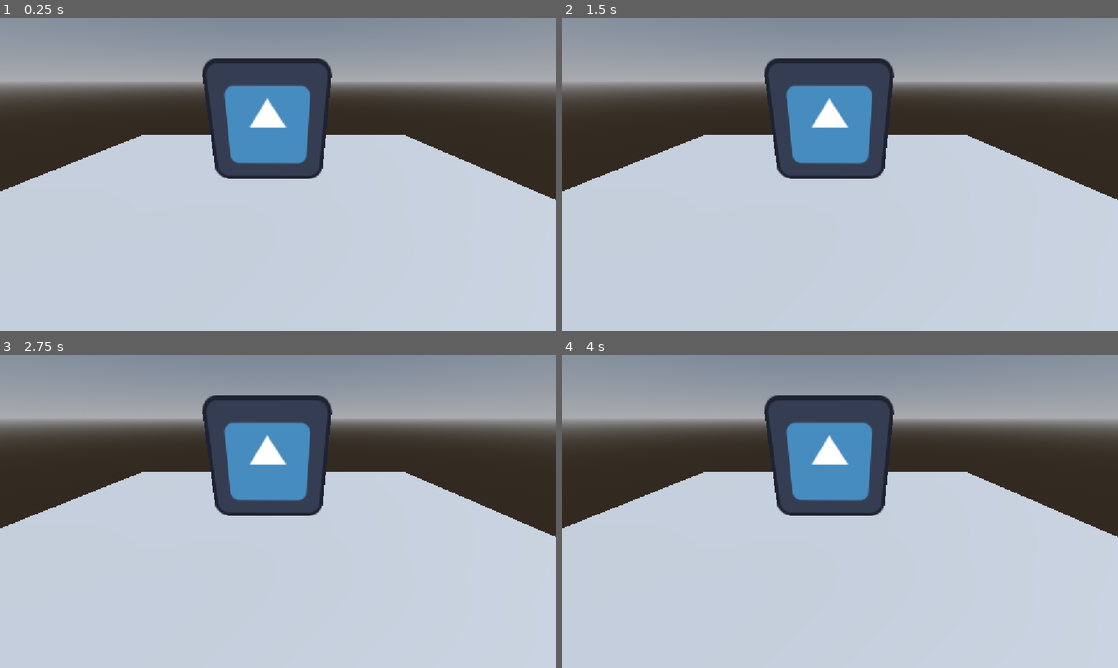
Above: before the commit, frames 1-4 (two rows, left to right).
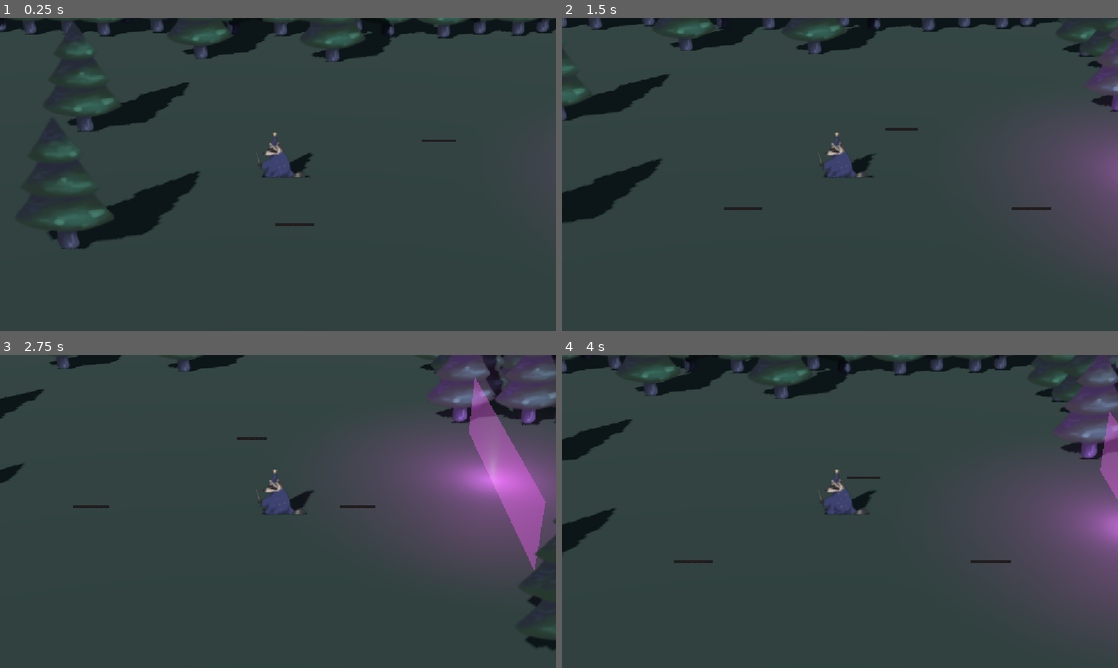
Above: after the commit, the same moments.

Repository: Golczewa/RacoonQuest
Game: Godot game, scene res://scenes/game.tscn
The game is run twice, just before and just after one commit, with the same random seed, the same clock (stepped at 60 frames per second) and the same inputs. This scene is started directly instead of the project's main scene. The engine's default icon, where the game draws it, is replaced by a stand-in: a white triangle on a blue panel in a dark square.
Inputs:
- Up to frame 1 (0.25 s): no input
- Up to frame 2 (1.5 s): tap Enter (ui_accept) at 0.5, 0.77 s; hold D (move_right) 0.53-1.28 s; tap Space (action_primary) at 0.6 s; hold S (move_down) from 1.28 s (still down); tap E (switch_character) at 1.35 s
- Up to frame 3 (2.75 s): tap Enter (ui_accept) at 1.52 s; release S (move_down) at 2.03 s; hold D (move_right) from 2.03 s (still down); tap Space (action_primary) at 2.1 s
- Up to frame 4 (4 s): release D (move_right) at 2.78 s; hold W (move_up) 2.78-3.53 s; tap E (switch_character) at 2.85 s; tap Enter (ui_accept) at 3.02, 3.77 s; hold A (move_left) from 3.53 s (still down); tap Space (action_primary) at 3.6 s

The runs differ from the first frame. In frame 1, 94% of the frame differs, in the area x 0-100%, y 0-100%; in frame 2, 95%; in frame 3, 95%; in frame 4, 95%.

Commit message:
straight up

Diff:
--- a/scenes/game.tscn
+++ b/scenes/game.tscn
@@ -1,7 +1,10 @@
 [gd_scene format=3 uid="uid://d0fdxknxb80m5"]
 
-[ext_resource type="PackedScene" uid="uid://bbxdsrseofcoe" path="res://scenes/map/3d_test.tscn" id="1_uwrxv"]
+[ext_resource type="PackedScene" uid="uid://cu8egwpc7kry4" path="res://scenes/map/forest/forest_room1.tscn" id="1_uwrxv"]
+[ext_resource type="PackedScene" uid="uid://b8xaa2jtccmya" path="res://scenes/player_test.tscn" id="2_yqjtg"]
 
 [node name="Node3D" type="Node3D" unique_id=1575047435]
 
-[node name="Node3D" parent="." unique_id=1447930689 instance=ExtResource("1_uwrxv")]
+[node name="Node3D" parent="." unique_id=1050879372 instance=ExtResource("1_uwrxv")]
+
+[node name="Node3D2" parent="." unique_id=64266760 instance=ExtResource("2_yqjtg")]
--- a/scenes/map/forest/forest_room1.tscn
+++ b/scenes/map/forest/forest_room1.tscn
@@ -35,7 +35,7 @@
 shadow_enabled = true
 
 [node name="Camera3D" type="Camera3D" parent="." unique_id=317554420]
-transform = Transform3D(-0.5372948, -0.40243253, 0.74118984, 0, 0.8788175, 0.4771581, -0.8433945, 0.25637457, -0.47218406, 27.081015, 16.3836, -17.448977)
+transform = Transform3D(1, 0, 0, 0, 0.8788171, 0.47715878, 0, -0.47715878, 0.8788171, 27.081015, 16.3836, -17.448977)
 fov = 32.9
 
 [node name="StaticBody3D" type="StaticBody3D" parent="." unique_id=1837683333]
@@ -49,49 +49,49 @@
 transform = Transform3D(1, 0, 0, 0, 1, 0, 0, 0, 1, -0.77142334, -0.52958965, 0.31455994)
 shape = SubResource("BoxShape3D_jiq1j")
 
-[node name="button" type="Node3D" parent="." unique_id=351525831]
+[node name="puzzle" type="Node3D" parent="." unique_id=351525831]
 
-[node name="Node3D" parent="button" unique_id=1868907521 instance=ExtResource("1_u6mw1")]
+[node name="Node3D" parent="puzzle" unique_id=1868907521 instance=ExtResource("1_u6mw1")]
 transform = Transform3D(1, 0, 0, 0, 1, 0, 0, 0, 1, -10.042786, 0.069397196, -3.270874)
 
-[node name="Node3D2" parent="button" unique_id=1680471440 instance=ExtResource("1_u6mw1")]
+[node name="Node3D2" parent="puzzle" unique_id=1680471440 instance=ExtResource("1_u6mw1")]
 transform = Transform3D(1, 0, 0, 0, 1, 0, 0, 0, 1, -6.090637, 0.069397196, 2.7877197)
 
-[node name="Node3D3" parent="button" unique_id=1209280144 instance=ExtResource("1_u6mw1")]
+[node name="Node3D3" parent="puzzle" unique_id=1209280144 instance=ExtResource("1_u6mw1")]
 transform = Transform3D(1, 0, 0, 0, 1, 0, 0, 0, 1, -0.46917725, 0.069397196, -3.270874)
+
+[node name="Node3D4" parent="puzzle" unique_id=2085222894 instance=ExtResource("3_1o7kp")]
+transform = Transform3D(-1.09278474e-07, 0, 2.5, 0, 2.5, 0, -2.5, 0, -1.09278474e-07, -15.335007, 0.0031738281, -1.9570618)
+
+[node name="OmniLight3D" type="OmniLight3D" parent="puzzle/Node3D4" unique_id=1154240968]
+transform = Transform3D(0.28284273, 0, -0.28284273, 0, 0.4, 0, 0.28284273, 0, 0.28284273, -0.36952686, 0.21635742, -0.034259796)
+light_color = Color(1, 0.3137255, 1, 1)
+light_energy = 8.008
+light_size = 1.945
+omni_range = 9.287825
 
 [node name="trees_borders" type="Node3D" parent="." unique_id=348258299]
 transform = Transform3D(1, 0, 0, 0, 1, 0, 0, 0, 1, -0.03161621, 0.07080078, 0.03100586)
 
 [node name="Node3D2" parent="trees_borders" unique_id=1898674146 instance=ExtResource("2_wa3j7")]
-transform = Transform3D(-44.313316, 0, -17.719715, 0, 0.8388599, 0, 43.450405, 0, -18.07162, 20.749634, 0, 22.985077)
+transform = Transform3D(-2.7127867e-06, 0, 25.309519, 0, 0.8388599, 0, -62.061325, 0, -1.1063142e-06, 32.896515, 0, -1.1471252)
 rand_seed = 30
 
 [node name="Node3D5" parent="trees_borders" unique_id=1024255552 instance=ExtResource("2_wa3j7")]
-transform = Transform3D(11.120915, 0, -7.1680884, 0, 1.387, 0, 11.120915, 0, 7.1680884, -22.9859, 0, -7.837616)
+transform = Transform3D(15.727349, 0, 0, 0, 1.387, 0, 0, 0, 10.137208, -21.256884, 0, -14.620087)
 rand_seed = 30
 
 [node name="Node3D6" parent="trees_borders" unique_id=1886063575 instance=ExtResource("2_wa3j7")]
-transform = Transform3D(35.243153, 0, -22.107586, 0, 1, 0, 35.243153, 0, 22.107586, -27.2901, 0, 17.416046)
+transform = Transform3D(49.841347, 0, 0, 0, 1, 0, 0, 0, 31.264849, -4.6583557, 0, 28.848541)
 rand_seed = 30
 
 [node name="Node3D7" parent="trees_borders" unique_id=841863043 instance=ExtResource("2_wa3j7")]
-transform = Transform3D(33.50295, 0, -23.147768, 0, 1, 0, 36.90138, 0, 21.015984, 17.162354, 0, -25.20047)
+transform = Transform3D(49.841343, 0, 0, 0, 1, 0, 0, 0, 31.264849, -4.085846, 0, -35.427277)
 rand_seed = 30
 
 [node name="Node3D8" parent="trees_borders" unique_id=1447366580 instance=ExtResource("2_wa3j7")]
-transform = Transform3D(10.571797, 0, -7.505356, 0, 1.387, 0, 11.644166, 0, 6.814149, -8.224426, 0, -22.271881)
+transform = Transform3D(15.727349, 0, 0, 0, 1.387, 0, 0, 0, 10.137208, -21.484169, 0, 8.332367)
 rand_seed = 30
-
-[node name="Node3D" parent="." unique_id=2085222894 instance=ExtResource("3_1o7kp")]
-transform = Transform3D(1.767767, 0, 1.767767, 0, 2.5, 0, -1.767767, 0, 1.767767, -10.564758, 0.0031738281, -9.435944)
-
-[node name="OmniLight3D" type="OmniLight3D" parent="." unique_id=1154240968]
-transform = Transform3D(1, 0, 0, 0, 1, 0, 0, 0, 1, -11.278559, 0.5440674, -8.843269)
-light_color = Color(1, 0.3137255, 1, 1)
-light_energy = 8.008
-light_size = 1.945
-omni_range = 9.287825
 
 [node name="loose_trees" type="Node3D" parent="." unique_id=1912497027]
 
--- a/scenes/map/forest/forest_room2.tscn
+++ b/scenes/map/forest/forest_room2.tscn
@@ -32,7 +32,7 @@
 shadow_enabled = true
 
 [node name="Camera3D" type="Camera3D" parent="." unique_id=857366256]
-transform = Transform3D(-0.5372948, -0.40243253, 0.74118984, 0, 0.8788175, 0.4771581, -0.8433945, 0.25637457, -0.47218406, 27.081015, 16.3836, -17.448977)
+transform = Transform3D(1, 0, 0, 0, 0.8788171, 0.47715878, 0, -0.47715878, 0.8788171, 27.081015, 16.3836, -17.448977)
 fov = 32.9
 
 [node name="StaticBody3D" type="StaticBody3D" parent="." unique_id=590778289]
@@ -49,15 +49,17 @@
 [node name="trees" type="Node3D" parent="." unique_id=2012477037]
 
 [node name="Node3D" parent="trees" unique_id=1886063575 instance=ExtResource("1_w4gpo")]
-transform = Transform3D(-60.514732, 0, 15.591712, 0, 1, 0, -60.514732, 0, -15.591712, 21.40812, 0, -12.3125)
+transform = Transform3D(85.58076, 0, 0, 0, 1, 0, 0, 0, 22.05001, -0.9581833, 0, -22.24353)
 
 [node name="Node3D2" parent="trees" unique_id=1688952918 instance=ExtResource("1_w4gpo")]
-transform = Transform3D(-60.514732, 0, 15.591712, 0, 1, 0, -60.514732, 0, -15.591712, -15.424139, 0, 23.966125)
+transform = Transform3D(85.58076, 0, 0, 0, 1, 0, 0, 0, 22.05001, -0.9776058, 0, 34.42987)
 
 [node name="Node3D5" parent="trees" unique_id=597940586 instance=ExtResource("1_w4gpo")]
-transform = Transform3D(11.120915, 0, -7.1680884, 0, 1.387, 0, 11.120915, 0, 7.1680884, 20.584274, 0, 36.985382)
+transform = Transform3D(15.727349, 0, 0, 0, 1.387, 0, 0, 0, 10.137208, 33.879807, 0, 18.221832)
 rand_seed = 30
 
 [node name="Node3D8" parent="trees" unique_id=1013579560 instance=ExtResource("1_w4gpo")]
-transform = Transform3D(11.120915, 0, -7.1680884, 0, 1.387, 0, 11.120915, 0, 7.1680884, 34.551178, 0, 23.510712)
+transform = Transform3D(15.727349, 0, 0, 0, 1.387, 0, 0, 0, 10.137208, 33.950317, 0, -6.096344)
 rand_seed = 30
+
+[node name="puzzle" type="Node3D" parent="." unique_id=140901573]
--- a/scenes/player_test.tscn
+++ b/scenes/player_test.tscn
@@ -38,6 +38,6 @@
 shape = SubResource("CapsuleShape3D_jiq1j")
 
 [node name="Camera3D" type="Camera3D" parent="." unique_id=1552966660]
-transform = Transform3D(-0.5372948, -0.40243253, 0.74118984, 0, 0.8788175, 0.4771581, -0.8433945, 0.25637457, -0.47218406, 27.081015, 16.3836, -17.448977)
+transform = Transform3D(-1, 4.171455e-08, -7.6828634e-08, 0, 0.87881714, 0.4771588, 8.742278e-08, 0.4771588, -0.87881714, 0.06362089, 15.204528, -27.625416)
 current = true
 fov = 20.0
